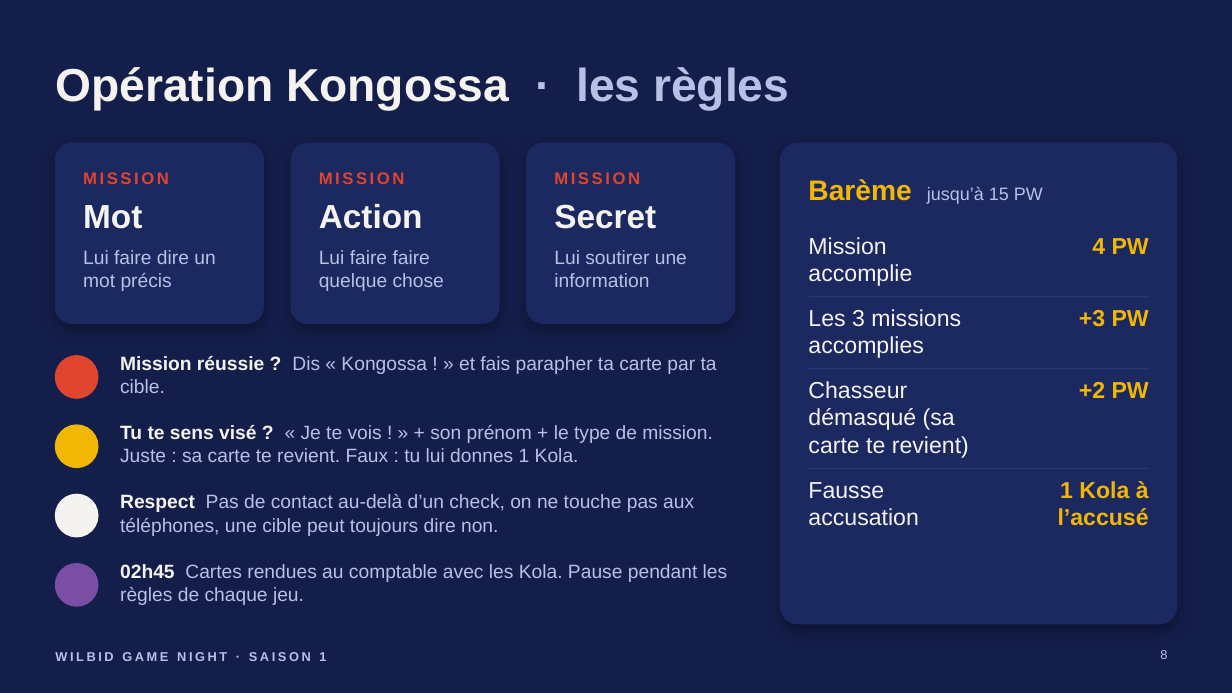
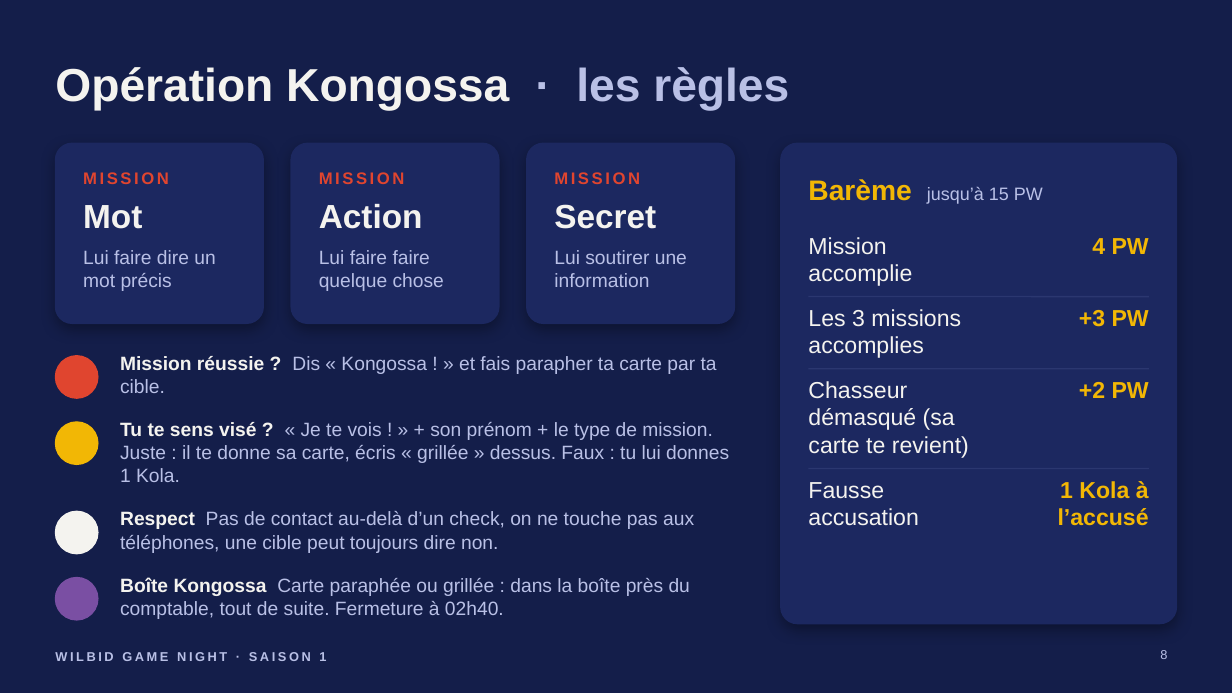
Before and after one commit to sedsgd/wilbid_game_night, a slide deck: slide 8 of documents/presentation-jour-j/Wilbid-presentation-jour-J.pptx. Drawn at 1232x693 pixels with LibreOffice and Linux fonts; fonts in the diff are those of the drawing. Boxes give left, top, right and bottom in pixels: in the first picture for what was removed or moved away, otherwise in the second. Text is boxed around its words. In the diff, an @@ line names an element or a change of style, - is before the commit and + after.

```diff
--- a/documents/presentation-jour-j/Wilbid-presentation-jour-J.pptx
+++ b/documents/presentation-jour-j/Wilbid-presentation-jour-J.pptx
@@ text at <box>120,422,729,482</box>: text changed @@
-Tu te sens visé ? « Je te vois ! » + son prénom + le type de mission. Juste : sa carte te revient. Faux : tu lui donnes 1 Kola.
+Tu te sens visé ? « Je te vois ! » + son prénom + le type de mission. Juste : il te donne sa carte, écris « grillée » dessus. Faux : tu lui donnes 1 Kola.
@@ text "Respect Pas de contact au-delà ...": place and size @@
-text "Respect Pas de contact au-delà ..." at <box>120,494,694,536</box>
+text "Respect Pas de contact au-delà ..." at <box>120,511,694,553</box>
@@ ellipse: place and size @@
-ellipse at <box>55,494,98,537</box>
+ellipse at <box>55,511,98,554</box>
@@ ellipse: place and size @@
-ellipse at <box>55,564,98,606</box>
+ellipse at <box>55,578,98,620</box>
@@ text at <box>120,577,690,619</box>: text changed @@
-02h45 Cartes rendues au comptable avec les Kola. Pause pendant les règles de chaque jeu.
+Boîte Kongossa Carte paraphée ou grillée : dans la boîte près du comptable, tout de suite. Fermeture à 02h40.
```
Also in this commit, not shown: 1 other slide changed, 1 other file.
